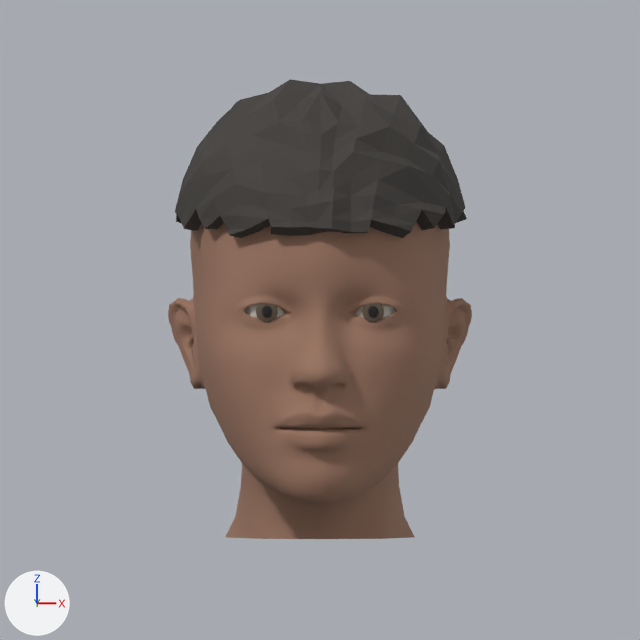
A saved change to the Blender file VERBA/orin_head_build/orin_head_editable.blend.
Before and after are seen from the file's camera 'OrinReviewCamera'. Every picture has the same lights, and +X, +Y and +Z are marked at lower left. The first picture is the older version.

The first picture shows 'Orin_AnatomicalHead', 'Orin_SculptedCurlyCrop' and 6 more.
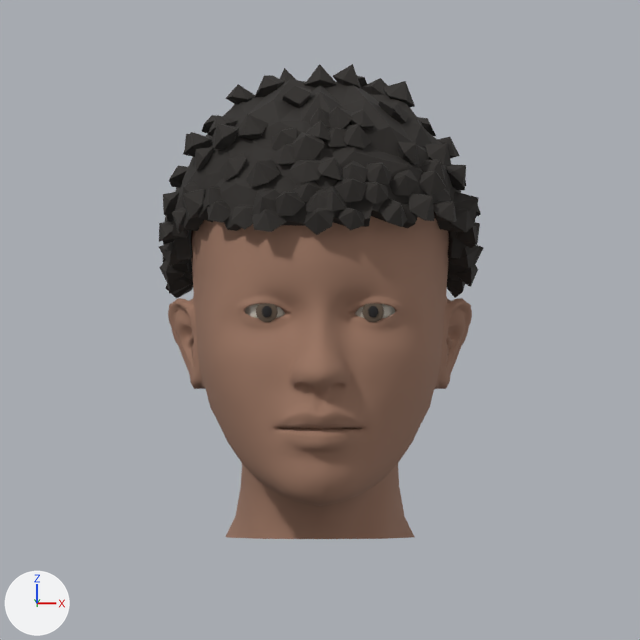
Boxes (x1, y1, x2, y2) around the edits, measured in the pictures (640 x 640 px):
'Orin_SculptedCurlyCrop', reshaped (11% wider, 48% taller)
    before: (175, 79, 467, 238)
    after: (159, 64, 484, 299)
part 1 of me_orin_rootedcurls, built on
    before: (199, 199, 444, 238)
    after: (159, 64, 484, 299)

The change, as a diff of the scene's bpy script:
```diff
--- a/VERBA/orin_head_build/orin_head_editable.blend.py
+++ b/VERBA/orin_head_build/orin_head_editable.blend.py
@@ me_orin_rootedcurls @@
 # used by ob_orin_sculptedcurlycrop; location = (0.0, 0.0, 0.0)
-me_orin_rootedcurls.from_pydata(...)  # 184 vertices, 156 faces; spans x -0.164..0.166, y -0.193..0.218, z 0.101..0.277
+me_orin_rootedcurls.from_pydata(...)  # 1153 vertices, 1580 faces; spans x -0.185..0.186, y -0.202..0.249, z 0.029..0.296
+# me_orin_rootedcurls part 1: 13 vertices removed from x -0.129..0.128, y -0.193..-0.105, z 0.101..0.111; 982 vertices added at x -0.185..0.186, y -0.202..0.249, z 0.029..0.296
 me_orin_rootedcurls.materials.append(mat_orin_darkcurls)
```
